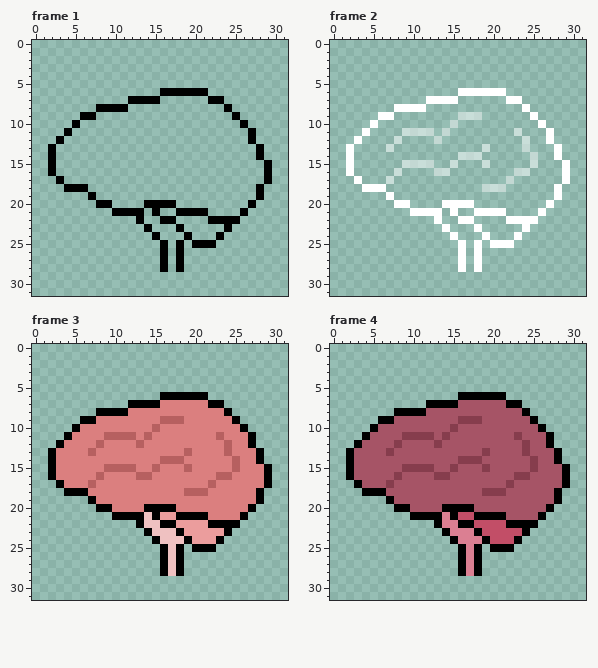
File history of a pixel-art file, Editables/brain.aseprite. The picture above was drawn from the file before the commit.
32x32 pixels, 6 frames. Shown: frame 1, frame 2, frame 3, frame 4. The commit also changed other frames, which this record leaves out.
And afterwards:
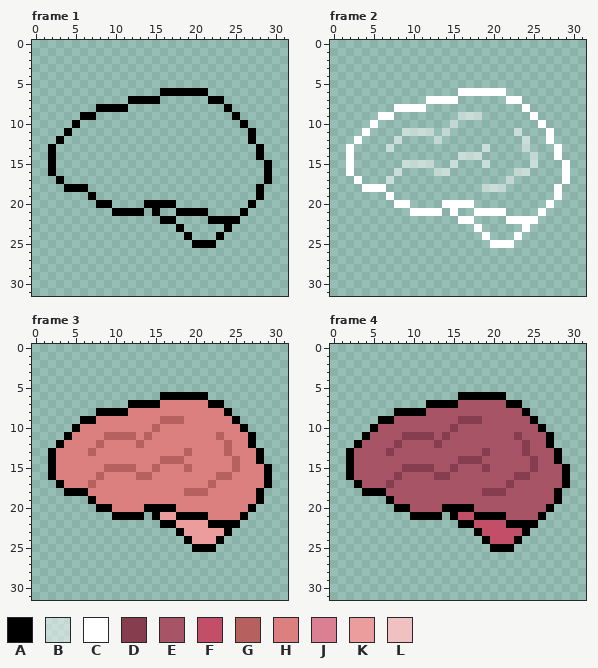
Palette (. is transparent): A #000000  B #ffffff7d  C #ffffff  D #863d4d  E #a65466  F #c24e67  G #b66060  H #db7f7f  J #db7f92  K #eb9d9d  L #efc1c1
What changed:
--- frame 1
@@ x 11..20 @@
 21 AAA.A..AAA
-22 ..A..AA...
-23 ...A...A..
-24 ....A...A.
-25 .....A.A.A
-26 .....A.A..
-27 .....A.A..
-28 .....A.A..
+22 .....AA...
+23 .......A..
+24 ........A.
+25 .........A
+26 ..........
+27 ..........
+28 ..........
 29 ..........
--- frame 2
@@ x 11..20 @@
 21 CCC.C..CCC
-22 ..C..CC...
-23 ...C...C..
-24 ....C...C.
-25 .....C.C.C
-26 .....C.C..
-27 .....C.C..
-28 .....C.C..
+22 .....CC...
+23 .......C..
+24 ........C.
+25 .........C
+26 ..........
+27 ..........
+28 ..........
 29 ..........
--- frame 3
@@ x 11..20 @@
 20 HHHAAAAHHH
-21 AAALAKKAAA
-22 ..ALLAAKKK
-23 ...ALLLAKK
-24 ....ALLLAK
-25 .....ALA.A
-26 .....ALA..
-27 .....ALA..
-28 .....ALA..
+21 AAA.AKKAAA
+22 .....AAKKK
+23 .......AKK
+24 ........AK
+25 .........A
+26 ..........
+27 ..........
+28 ..........
 29 ..........
--- frame 4
@@ x 11..20 @@
 20 EEEAAAAEEE
-21 AAAJAFFAAA
-22 ..AJJAAFFF
-23 ...AJJJAFF
-24 ....AJJJAF
-25 .....AJA.A
-26 .....AJA..
-27 .....AJA..
-28 .....AJA..
+21 AAA.AFFAAA
+22 .....AAFFF
+23 .......AFF
+24 ........AF
+25 .........A
+26 ..........
+27 ..........
+28 ..........
 29 ..........
Changed places in both pictures, as pixel boxes (x1, y1, x2, y2):
erased: (136, 216, 184, 272)
erased: (434, 216, 482, 272)
erased: (136, 512, 184, 576)
erased: (434, 512, 482, 576)
